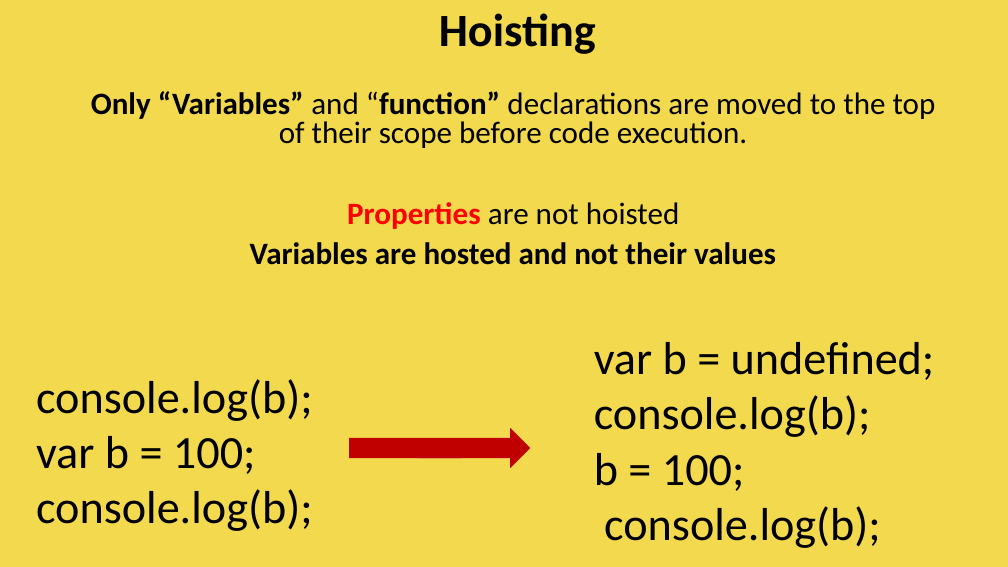
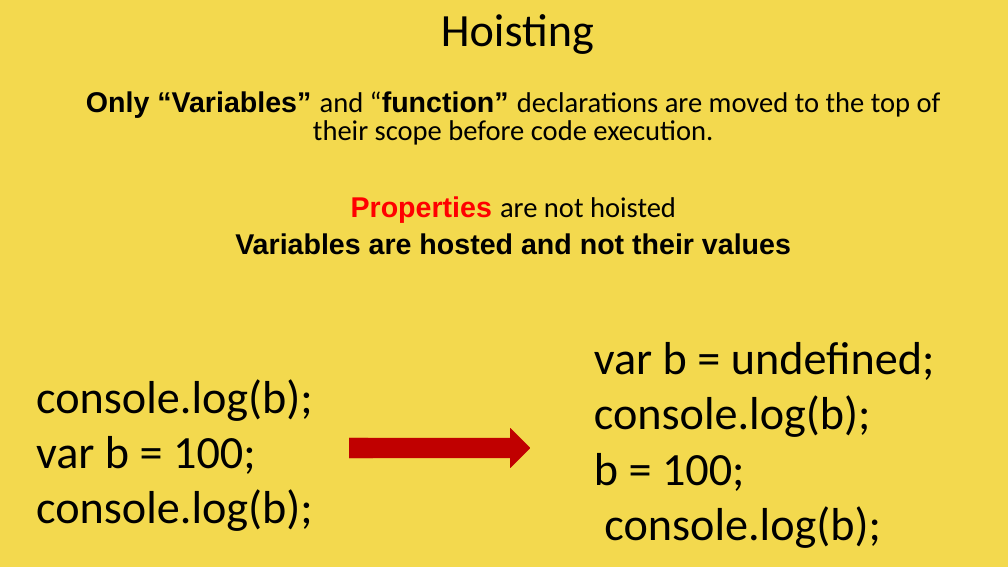
Before and after one commit to vishwanantha/javascript-101, a slide deck: slide 23 of ppt/001 - DataTypes.pptx. Drawn at 1008x567 pixels with LibreOffice and Linux fonts; fonts in the diff are those of the drawing. Boxes give left, top, right and bottom in pixels: in the first picture for what was removed or moved away, otherwise in the second. Text is boxed around its words. In the diff, an @@ line names an element or a change of style, - is before the commit and + after.

```diff
--- a/ppt/001 - DataTypes.pptx
+++ b/ppt/001 - DataTypes.pptx
@@ text "Hoisting" at <box>441,14,594,54</box>: bold off @@
@@ text "Only “Variables” and “function” declarations ..." at <box>86,91,941,255</box>: size 29.6 to 27.3 pt; font Calibri to Arial in "Only “Variables” “function”", "Properties", "Variables are hosted and not their values"; line spacing 0.8 to 0.81; less space between paragraphs @@
```
Also in this commit, not shown: 38 other slides changed, 1 slide added.
